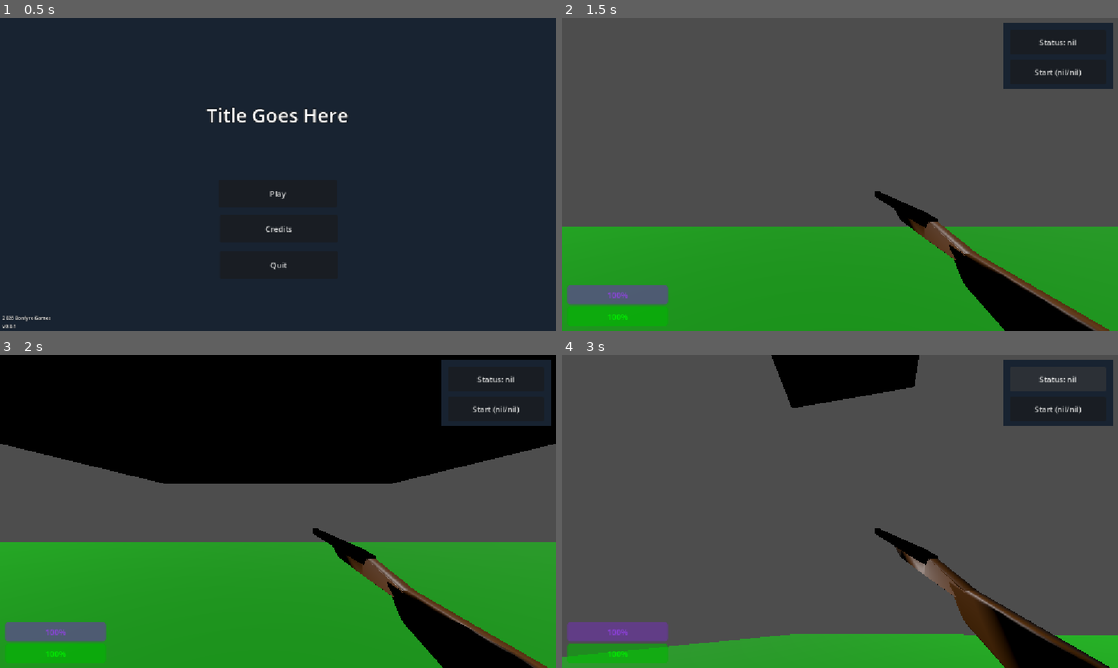
Above: before the commit, frames 1-4 (two rows, left to right).
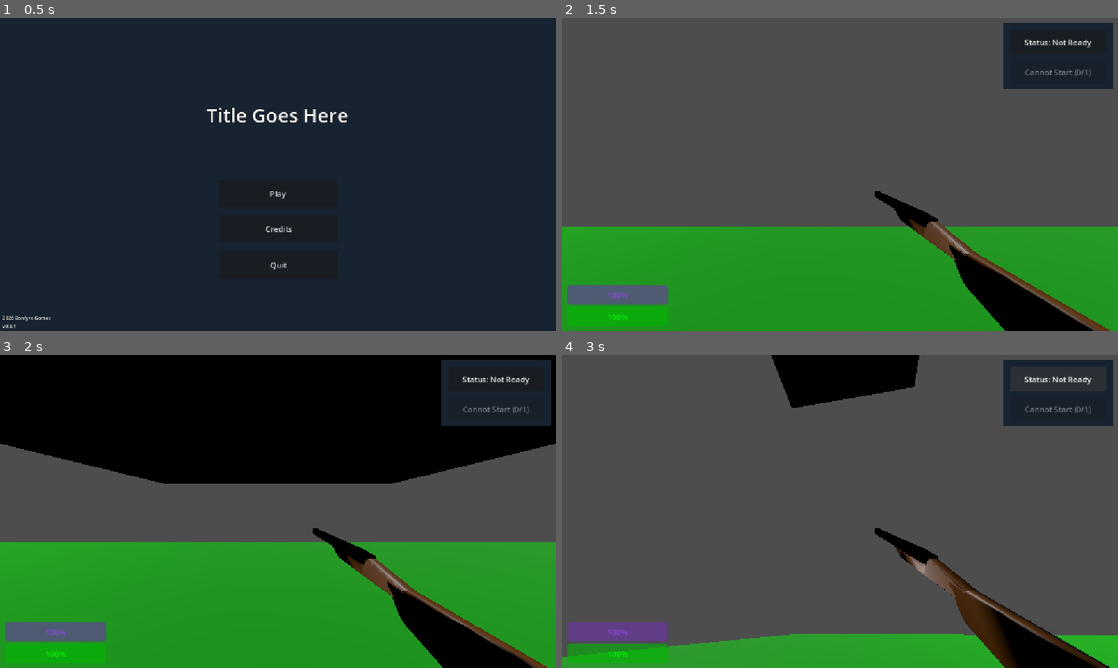
Above: after the commit, the same moments.

Repository: GunMan9/NapoleonGameRepo
Game: Godot game, scene res://Main/main_menu.tscn
Two runs of this game, one before a commit and one after it. Both use one fixed random seed, a clock stepped at 60 frames per second and the inputs below.
Inputs:
- Up to frame 1 (0.5 s): no input
- Up to frame 2 (1.5 s): click "Play" at 0.5 s; click "British Empire (2)" (after the commit: "British Empire (0)") at 1.25 s
- Up to frame 3 (2 s): no input
- Up to frame 4 (3 s): click "Status: nil" (after the commit: "Status: Not Ready") at 2 s; click "Status: nil" (after the commit: "Status: Ready") at 2.75 s

Frame 1 is identical in both runs. In frame 2, 0.3% of the frame differs, in the area x 83-96%, y 6-19%; in frame 3, 0.3%; in frame 4, 0.3%.

Commit message:
Round System Part 1
Round System Part 1
Ready Up/Start Game system
- Added RoundUI scene
- Added RoundSystem script
- Added SignalManager script (for global signals)
- Fixed a few bugs

Diff:
--- a/napoleon-game/Main/MoraleSystem.gd
+++ b/napoleon-game/Main/MoraleSystem.gd
@@ -9,24 +9,38 @@
 
 var current_morale: int
 var timer: Timer
+var active := false
 
 func _ready():
 	current_morale = max_morale
 	morale_changed.emit(current_morale)
 
+	# Create timer but DO NOT start it yet
 	timer = Timer.new()
 	timer.wait_time = 1
-	timer.autostart = true
 	timer.one_shot = false
 	add_child(timer)
 
 	timer.timeout.connect(_on_morale_tick)
 
+	# Wait for game start signal
+	SignalManager.game_started.connect(_on_game_started)
+
+
+func _on_game_started():
+	active = true
+	timer.start()
+
+
 func _on_morale_tick():
+	if not active:
+		return
+
 	if is_team_in_line(3):
 		gain_morale()
 	else:
 		lose_morale()
+
 
 func is_team_in_line(min_count: int) -> bool:
 	var team = get_parent().get_parent()
@@ -52,15 +66,11 @@
 
 	return true
 
-func get_teammate_positions():
-	var team = get_parent().get_parent()
-	if team:
-		for member in team.get_children():
-			print(member.position)
 
 func gain_morale():
 	current_morale = min(max_morale, current_morale + 1)
 	morale_changed.emit(current_morale)
+
 
 func lose_morale():
 	if is_team_in_line(3):
--- a/napoleon-game/Main/RoundSystem.gd
+++ b/napoleon-game/Main/RoundSystem.gd
@@ -1,6 +1,12 @@
 extends Control
 
 @export var team_selector: NodePath
+@export var players: NodePath
+
+var ready_players := {}
+
+@onready var startbutton = get_node("ReadyMenu/StartButton")
+@onready var readybutton = get_node("ReadyMenu/ReadyButton")
 
 func _ready():
 	visible = false
@@ -8,5 +14,67 @@
 	var ts = get_node(team_selector)
 	ts.roundui.connect(_on_roundui)
 
+	startbutton.text = "Start"
+	update_start_button()
+	update_status()
+
+func update_status():
+	var player_id = 1
+
+	if ready_players.has(player_id):
+		readybutton.text = "Status: Ready"
+	else:
+		readybutton.text = "Status: Not Ready"
+
+func get_player_count() -> int:
+	var players_node = get_node(players)
+	var count := 0
+
+	for team in players_node.get_children():
+		if team.name == "Team1" or team.name == "Team2":
+			for player in team.get_children():
+				count += 1
+
+	return count
+
+func update_start_button():
+	var ready_count = ready_players.size()
+	var total_count = get_player_count()
+
+	if total_count == 0:
+		startbutton.text = "Start"
+	elif ready_count < total_count:
+		startbutton.text = "Cannot Start (%d/%d)" % [ready_count, total_count]
+	else:
+		startbutton.text = "Start"
+
+	startbutton.disabled = ready_count < total_count
+
 func _on_roundui():
 	visible = true
+	update_start_button()
+	update_status()
+
+func _on_ready_button_pressed() -> void:
+	var player_id = 1
+
+	if ready_players.has(player_id):
+		ready_players.erase(player_id)
+		print("Player", player_id, "is now NOT ready")
+	else:
+		ready_players[player_id] = true
+		print("Player", player_id, "is now READY")
+
+	update_start_button()
+	update_status()
+
+func _on_start_button_pressed() -> void:
+	var total = get_player_count()
+	var ready = ready_players.size()
+
+	if total > 0 and ready >= total:
+		print("Game started!")
+		SignalManager.game_started.emit()
+		visible = false
+	else:
+		print("Cannot start yet:", ready, "/", total)
--- a/napoleon-game/Main/main.tscn
+++ b/napoleon-game/Main/main.tscn
@@ -10,10 +10,6 @@
 
 [sub_resource type="BoxShape3D" id="BoxShape3D_yh5la"]
 
-[sub_resource type="CapsuleMesh" id="CapsuleMesh_k3v36"]
-
-[sub_resource type="CapsuleShape3D" id="CapsuleShape3D_liyct"]
-
 [sub_resource type="BoxMesh" id="BoxMesh_yh5la"]
 
 [sub_resource type="StandardMaterial3D" id="StandardMaterial3D_2w1kt"]
@@ -22,6 +18,10 @@
 
 [sub_resource type="StandardMaterial3D" id="StandardMaterial3D_qvhan"]
 albedo_color = Color(0, 0, 1, 1)
+
+[sub_resource type="CapsuleMesh" id="CapsuleMesh_k3v36"]
+
+[sub_resource type="CapsuleShape3D" id="CapsuleShape3D_liyct"]
 
 [node name="Main" type="Node3D" unique_id=1670441611]
 
@@ -45,44 +45,8 @@
 [node name="Team2" type="Node" parent="Players" unique_id=792756611]
 metadata/Team = ""
 
-[node name="Dummy" type="StaticBody3D" parent="Players/Team2" unique_id=393418282]
-transform = Transform3D(1, 0, 0, 0, 1, 0, 0, 0, 1, -2.5000892, 1.09938, 29.121046)
-
-[node name="MeshInstance3D" type="MeshInstance3D" parent="Players/Team2/Dummy" unique_id=837880992]
-mesh = SubResource("CapsuleMesh_k3v36")
-
-[node name="CollisionShape3D" type="CollisionShape3D" parent="Players/Team2/Dummy" unique_id=2064689024]
-shape = SubResource("CapsuleShape3D_liyct")
-
-[node name="Dummy2" type="StaticBody3D" parent="Players/Team2" unique_id=1193595201]
-transform = Transform3D(1, 0, 0, 0, 1, 0, 0, 0, 1, -3.971115, 1.09938, 29.121046)
-
-[node name="MeshInstance3D" type="MeshInstance3D" parent="Players/Team2/Dummy2" unique_id=1818925314]
-mesh = SubResource("CapsuleMesh_k3v36")
-
-[node name="CollisionShape3D" type="CollisionShape3D" parent="Players/Team2/Dummy2" unique_id=2097981273]
-shape = SubResource("CapsuleShape3D_liyct")
-
 [node name="Team1" type="Node" parent="Players" unique_id=1795644786]
 metadata/Team = ""
-
-[node name="Dummy" type="StaticBody3D" parent="Players/Team1" unique_id=1113417194]
-transform = Transform3D(1, 0, 0, 0, 1, 0, 0, 0, 1, 0, 1.09938, -26.709574)
-
-[node name="MeshInstance3D" type="MeshInstance3D" parent="Players/Team1/Dummy" unique_id=1581183048]
-mesh = SubResource("CapsuleMesh_k3v36")
-
-[node name="CollisionShape3D" type="CollisionShape3D" parent="Players/Team1/Dummy" unique_id=2025877927]
-shape = SubResource("CapsuleShape3D_liyct")
-
-[node name="Dummy2" type="StaticBody3D" parent="Players/Team1" unique_id=650219270]
-transform = Transform3D(1, 0, 0, 0, 1, 0, 0, 0, 1, -1.4795933, 1.09938, -26.709574)
-
-[node name="MeshInstance3D" type="MeshInstance3D" parent="Players/Team1/Dummy2" unique_id=122980532]
-mesh = SubResource("CapsuleMesh_k3v36")
-
-[node name="CollisionShape3D" type="CollisionShape3D" parent="Players/Team1/Dummy2" unique_id=1544619099]
-shape = SubResource("CapsuleShape3D_liyct")
 
 [node name="TeamSelector" parent="." unique_id=1472489195 instance=ExtResource("2_2w1kt")]
 players_path = NodePath("../Players")
@@ -104,3 +68,42 @@
 
 [node name="RoundUI" parent="." unique_id=1875661046 instance=ExtResource("2_qvhan")]
 team_selector = NodePath("../TeamSelector")
+players = NodePath("../Players")
+
+[node name="TempNode" type="Node" parent="." unique_id=1697006382]
+
+[node name="Dummy" type="StaticBody3D" parent="TempNode" unique_id=393418282]
+transform = Transform3D(1, 0, 0, 0, 1, 0, 0, 0, 1, -2.5000892, 1.09938, 29.121046)
+
+[node name="MeshInstance3D" type="MeshInstance3D" parent="TempNode/Dummy" unique_id=837880992]
+mesh = SubResource("CapsuleMesh_k3v36")
+
+[node name="CollisionShape3D" type="CollisionShape3D" parent="TempNode/Dummy" unique_id=2064689024]
+shape = SubResource("CapsuleShape3D_liyct")
+
+[node name="Dummy2" type="StaticBody3D" parent="TempNode" unique_id=1193595201]
+transform = Transform3D(1, 0, 0, 0, 1, 0, 0, 0, 1, -3.971115, 1.09938, 29.121046)
+
+[node name="MeshInstance3D" type="MeshInstance3D" parent="TempNode/Dummy2" unique_id=1818925314]
+mesh = SubResource("CapsuleMesh_k3v36")
+
+[node name="CollisionShape3D" type="CollisionShape3D" parent="TempNode/Dummy2" unique_id=2097981273]
+shape = SubResource("CapsuleShape3D_liyct")
+
+[node name="Dummy3" type="StaticBody3D" parent="TempNode" unique_id=1113417194]
+transform = Transform3D(1, 0, 0, 0, 1, 0, 0, 0, 1, 0, 1.09938, -26.709574)
+
+[node name="MeshInstance3D" type="MeshInstance3D" parent="TempNode/Dummy3" unique_id=1581183048]
+mesh = SubResource("CapsuleMesh_k3v36")
+
+[node name="CollisionShape3D" type="CollisionShape3D" parent="TempNode/Dummy3" unique_id=2025877927]
+shape = SubResource("CapsuleShape3D_liyct")
+
+[node name="Dummy4" type="StaticBody3D" parent="TempNode" unique_id=650219270]
+transform = Transform3D(1, 0, 0, 0, 1, 0, 0, 0, 1, -1.4795933, 1.09938, -26.709574)
+
+[node name="MeshInstance3D" type="MeshInstance3D" parent="TempNode/Dummy4" unique_id=122980532]
+mesh = SubResource("CapsuleMesh_k3v36")
+
+[node name="CollisionShape3D" type="CollisionShape3D" parent="TempNode/Dummy4" unique_id=1544619099]
+shape = SubResource("CapsuleShape3D_liyct")
--- /dev/null
+++ b/napoleon-game/Network/signal_manager.gd
@@ -0,0 +1,3 @@
+extends Node
+
+signal game_started
--- a/napoleon-game/project.godot
+++ b/napoleon-game/project.godot
@@ -14,6 +14,10 @@
 run/main_scene="uid://doa7clg8ydih8"
 config/features=PackedStringArray("4.6", "Forward Plus")
 config/icon="res://icon.svg"
+
+[autoload]
+
+SignalManager="*uid://bulwt3bwf00of"
 
 [display]
 
Not shown, added: napoleon-game/Network/signal_manager.gd.uid
